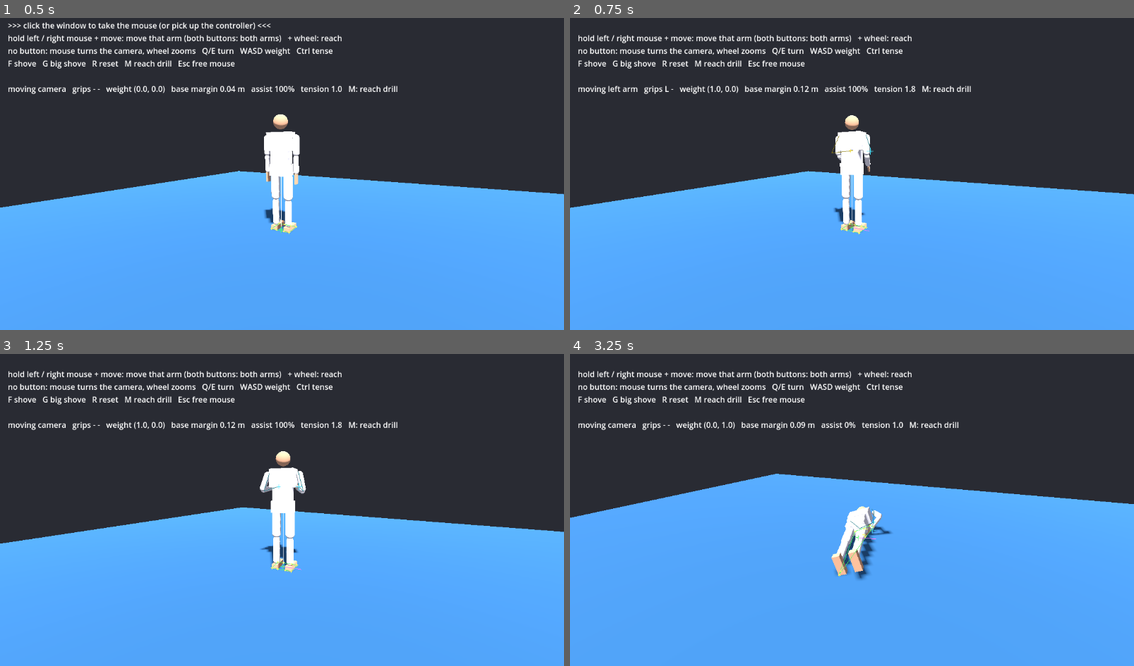
Above: before the commit, frames 1-4 (two rows, left to right).
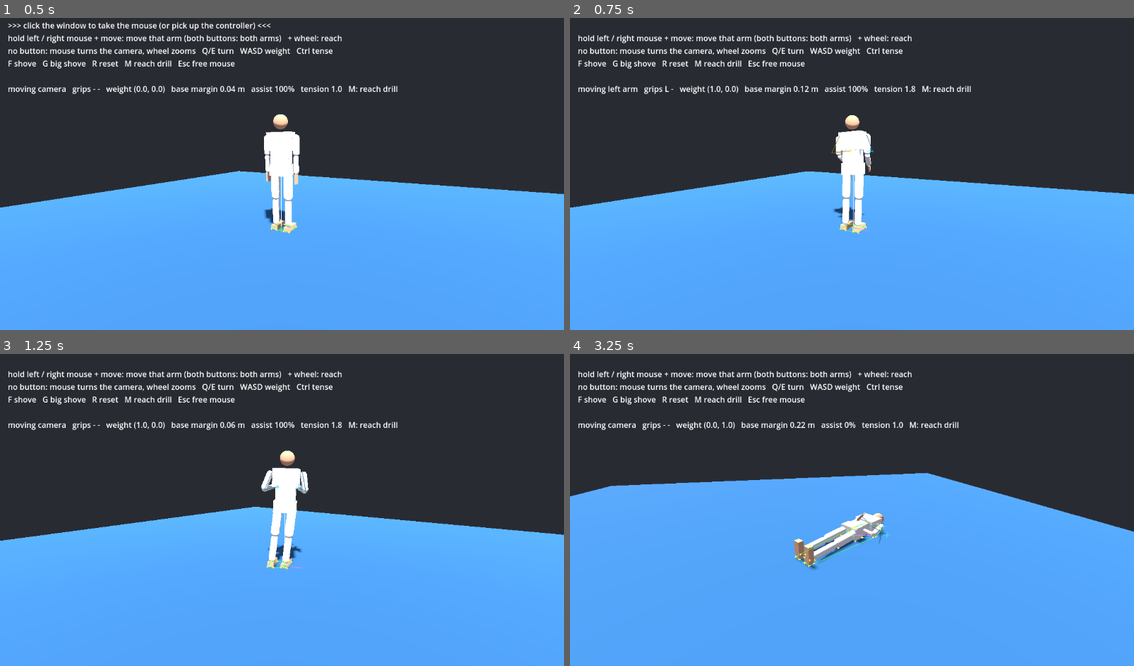
Above: after the commit, the same moments.

Repository: daxtinenichols/grapple
Game: Godot game, scene res://scenes/main.tscn
Two runs of this game, one before a commit and one after it. Both use one fixed random seed, a clock stepped at 60 frames per second and the inputs below.
Inputs (mouse positions are in pixels of both pictures, inside the frame that each line leads up to):
- Up to frame 1 (0.5 s): no input
- Up to frame 2 (0.75 s): tap Enter at 0.5 s; move the mouse to (976, 155) at 0.52 s; hold D (move_right) from 0.53 s (still down); hold Ctrl (tense) from 0.53 s (still down); tap F (shove) at 0.6 s; click (976, 155) at 0.67 s
- Up to frame 3 (1.25 s): keep holding D (move_right); keep holding Ctrl (tense)
- Up to frame 4 (3.25 s): move the mouse to (823, 510) at 1.27 s; release D (move_right) at 1.28 s; release Ctrl (tense) at 1.28 s; hold W (move_forward) from 1.28 s (still down); tap Ctrl (tense) at 1.35 s; click (823, 510) at 1.42 s; tap F (shove) at 1.55, 3.05 s; move the mouse to (863, 503) at 2.02 s; hold Ctrl (tense) 2.03-2.78 s; tap G (big_shove) at 2.1 s; click (863, 503) at 2.17 s; move the mouse to (846, 513) at 2.77 s; tap Shift (focus_hips) at 2.85 s; click (846, 513) at 2.92 s

Frame 1 is identical in both runs. In frame 2, 0.4% of the frame differs, in the area x 0-86%, y 31-70%; in frame 3, 1.4%; in frame 4, 5.3%, in the area x 0-100%, y 21-73%.

Commit message:
Controller body and legs modes; grips work in every mode
- Hold X: left stick shifts weight over the feet, right stick leans and
  turns the torso (the upright assist now holds the chest at that lean).
- Hold Y: sticks push the feet with muscle force, LB/RB clamp the legs.
- Triggers grip in every mode so a grip holds through a throw.
- FighterIntent gains torso_lean, foot_effort, leg_tone, leg_clamp.

Co-Authored-By: Claude Opus 5.5 <noreply@anthropic.com>
Claude-Session: https://claude.ai/code/session_01Jy71byyDzGvVZNbEXwnjqB

Diff:
--- a/scripts/fighter.gd
+++ b/scripts/fighter.gd
@@ -14,6 +14,14 @@
 @export var max_tension := 1.8
 ## How far (degrees) Q/E twists the abdomen and the chest each.
 @export var turn_deg := 25.0
+## How far (degrees) a full torso lean bends the abdomen (the chest bends 70% of it).
+@export var lean_deg := 15.0
+## How far (degrees) a full weight shift tilts the legs at the hips and ankles.
+@export var weight_shift_deg := 4.0
+## Knee bend (degrees) of a leg clamp. Kept under 90: see _build.
+@export var clamp_knee_deg := 85.0
+## Force (N) of a full foot_effort push.
+@export var foot_muscle_force := 260.0
 ## Force (N) of a full hand_effort push.
 @export var hand_muscle_force := 170.0
 ## How fast (1/s) the arm IK's copy of the chest follows the real chest.
@@ -84,7 +92,8 @@
 var _arms: Array[Dictionary] = []
 ## The hidden target skeleton for each arm, for the overlay: shoulder, elbow, hand target.
 var arm_ik: Array[Dictionary] = [{}, {}]
-var _last_turn := 0.0
+var _last_torso := Vector2.ZERO
+var _last_legs := [Vector2.ZERO, false, false]
 var _ik_chest := Quaternion.IDENTITY
 var _ik_chest_fresh := true
 
@@ -265,6 +274,7 @@
 		"target": Quaternion.IDENTITY, "strength": d.strength,
 		# Which arm this joint belongs to (0 left, 1 right), -1 if none.
 		"arm": (0 if d.side < 0 else 1) if d.name.substr(2) in ["upper_arm", "forearm", "hand"] else -1,
+		"leg": (0 if d.side < 0 else 1) if d.name.substr(2) in ["thigh", "shin", "foot"] else -1,
 	}
 	joints.append(entry)
 	_joint_by_name[d.name] = entry
@@ -312,11 +322,16 @@
 	tension = lerpf(1.0, max_tension, clampf(intent.tension, 0.0, 1.0))
 	# Torso and idle arms are only touched when the intent changes, so poses set
 	# with set_target (tests, later stance code) survive while the intent is idle.
-	var turn := clampf(intent.turn, -1.0, 1.0)
-	if turn != _last_turn:
-		_last_turn = turn
-		set_target("abdomen", Vector3(0, -turn * turn_deg, 0))
-		set_target("chest", Vector3(0, -turn * turn_deg, 0))
+	var torso := Vector2(clampf(intent.turn, -1.0, 1.0), clampf(intent.torso_lean, -1.0, 1.0))
+	if torso != _last_torso:
+		_last_torso = torso
+		# Forward lean is negative flex for the spine (positive tips it back).
+		set_target("abdomen", Vector3(-torso.y * lean_deg, -torso.x * turn_deg, 0))
+		set_target("chest", Vector3(-torso.y * lean_deg * 0.7, -torso.x * turn_deg, 0))
+	var legs := [intent.weight_shift.limit_length(1.0), intent.leg_clamp[0], intent.leg_clamp[1]]
+	if legs != _last_legs:
+		_last_legs = legs
+		_set_leg_targets(legs[0], [legs[1], legs[2]])
 	# The arm IK hangs off a smoothed copy of the chest. Using the live chest made
 	# a loop: arm torque rocks the chest, which moves the arm targets, which
 	# rocks the chest again, and the arms buzzed.
@@ -335,6 +350,20 @@
 			set_target_quat(prefix + "forearm", Quaternion.IDENTITY)
 			arm_ik[i] = {}
 		_arm_muscle(i)
+		_leg_muscle(i)
+
+
+## Weight shift leans both legs so the hips move over the feet in that
+## direction (feet stay flat), and a clamp bends that knee hard.
+func _set_leg_targets(shift: Vector2, clamp: Array) -> void:
+	# Hips go +x (right) / forward when the legs' bottoms swing the other way.
+	var a := Vector3(shift.y * weight_shift_deg, 0, -shift.x * weight_shift_deg)
+	for i in 2:
+		var prefix := "l_" if i == 0 else "r_"
+		var knee := -clamp_knee_deg if clamp[i] else 0.0
+		set_target(prefix + "thigh", Vector3(-a.x, 0, a.z) + Vector3(-knee * 0.5, 0, 0))
+		set_target(prefix + "shin", Vector3(knee, 0, 0))
+		set_target(prefix + "foot", Vector3(a.x, 0, -a.z) + Vector3(-knee * 0.5, 0, 0))
 
 
 ## The muscle push: a force on the hand toward intent.hand_effort, with the
@@ -348,6 +377,20 @@
 	var chest: RigidBody3D = parts.chest
 	hand.apply_central_force(f)
 	chest.apply_force(-f, chest.global_basis * _arms[i].shoulder)
+
+
+## Same muscle push for a leg: force on the foot, reaction on the hip.
+func _leg_muscle(i: int) -> void:
+	var e: Vector3 = intent.foot_effort[i].limit_length(1.0)
+	if e.length_squared() < 0.0001:
+		return
+	var f := e * foot_muscle_force * tension * stamina
+	var prefix := "l_" if i == 0 else "r_"
+	var foot: RigidBody3D = parts[prefix + "foot"]
+	var pelvis: RigidBody3D = parts.pelvis
+	var thigh: RigidBody3D = parts[prefix + "thigh"]
+	foot.apply_central_force(f)
+	pelvis.apply_force(-f, thigh.global_position + thigh.global_basis.y * 0.23 - pelvis.global_position)
 
 
 ## Two-bone IK on the hidden target skeleton: works out where the upper arm and
@@ -412,6 +455,8 @@
 		var force: float = j.strength * strength_scale
 		if j.arm >= 0:
 			force *= clampf(intent.arm_tone[j.arm], 0.0, 1.0)
+		elif j.leg >= 0:
+			force *= clampf(intent.leg_tone[j.leg], 0.0, 1.0)
 		var jn: Generic6DOFJoint3D = j.joint
 		for axis in 3:
 			_set_axis_param(jn, axis, Generic6DOFJoint3D.PARAM_ANGULAR_MOTOR_TARGET_VELOCITY, -v[axis])
@@ -483,10 +528,15 @@
 	assist = move_toward(assist, target, 4.0 / Engine.physics_ticks_per_second)
 	if assist <= 0.0:
 		return
+	# The chest is held at the torso lean the intent asks for, not bolt upright.
+	var hb := heading_basis()
+	var lean := deg_to_rad(clampf(intent.torso_lean, -1.0, 1.0) * lean_deg * 1.7)
+	var chest_up := Vector3.UP.rotated(hb.x, -lean)
 	for n in ["pelvis", "chest"]:
 		var b: RigidBody3D = parts[n]
 		var up := b.global_basis.y.normalized()
-		var axis := up.cross(Vector3.UP)
+		var want := chest_up if n == "chest" else Vector3.UP
+		var axis := up.cross(want)
 		var tilt := asin(clampf(axis.length(), 0.0, 1.0))
 		var torque := Vector3.ZERO
 		if tilt > 0.0001:
--- a/scripts/fighter_intent.gd
+++ b/scripts/fighter_intent.gd
@@ -31,8 +31,18 @@
 var weight_shift := Vector2.ZERO
 ## Shoulder turn, -1 (left) .. 1 (right).
 var turn := 0.0
+## Torso lean, -1 (back) .. 1 (forward).
+var torso_lean := 0.0
 ## Body tension, 0 relaxed .. 1 fully tense.
 var tension := 0.0
+
+## Muscle push on each foot, world space, length 0..1 (1 = foot_muscle_force).
+## The push pulls back on the hip.
+var foot_effort: Array[Vector3] = [Vector3.ZERO, Vector3.ZERO]
+## How firmly each leg holds its pose, 0 (limp) .. 1 (full strength).
+var leg_tone: Array[float] = [1.0, 1.0]
+## Clamp: bend that knee hard (hooks, closed guard, squeeze).
+var leg_clamp: Array[bool] = [false, false]
 
 ## Reserved for ground mode (milestone 5). Not read yet.
 var hip_target := Vector3.ZERO
@@ -50,6 +60,10 @@
 	grip = [false, false]
 	weight_shift = Vector2.ZERO
 	turn = 0.0
+	torso_lean = 0.0
+	foot_effort = [Vector3.ZERO, Vector3.ZERO]
+	leg_tone = [1.0, 1.0]
+	leg_clamp = [false, false]
 	tension = 0.0
 	hip_active = false
 	foot_active = [false, false]
--- a/scripts/pad_input.gd
+++ b/scripts/pad_input.gd
@@ -7,9 +7,13 @@
 ##   Left / right stick: push the left / right hand (sideways and up / down)
 ##   Hold LB / RB: that stick pushes forward / pulls back instead of up / down
 ##   LT / RT: close the left / right hand    A (hold): tense
-##   X / B: turn the shoulders left / right
+##   Hold X (body): left stick shifts weight over the feet, right stick leans
+##     (up / down) and turns (left / right) the torso
+##   Hold Y (legs): sticks push the left / right foot, LB / RB clamp (bend) that leg
+## The triggers grip in every mode, so a grip holds through a throw.
 ##   D-pad left / right: swing the camera round, up / down: zoom
 ##   Back: reset    (WASD and the other keyboard keys still work)
+## Arms hold where they are (loosely) while X or Y is held.
 
 const DEADZONE := 0.18
 const JOY_BINDINGS := {"tense": JOY_BUTTON_A, "reset": JOY_BUTTON_BACK}
@@ -23,6 +27,12 @@
 ## actually is while you push it. 0 = always springs back to the guard.
 @export var settle_rate := 6.0
 @export var camera_step := PI / 4.0
+## Leg firmness while its stick pushes it (1 when the stick is centred).
+@export var leg_tone := 0.5
+## How much moving a leg shifts your weight onto the other leg (0..1).
+@export var stance_shift := 1.0
+## How much a leg push also lifts the foot, so it comes off the mat.
+@export var foot_lift := 0.35
 
 ## Per-hand resting spot, offset from the chest in the heading frame.
 var hand_offset: Array[Vector3] = PlayerInput.GUARD.duplicate()
@@ -70,15 +80,66 @@
 		Input.get_joy_axis(device, JOY_AXIS_TRIGGER_RIGHT)]
 
 	var it := fighter.intent
-	it.focus = FighterIntent.Focus.HANDS
 	it.tension = 1.0 if Input.is_action_pressed("tense") else 0.0
-	var turn := Input.get_axis("turn_left", "turn_right")
-	turn += float(Input.is_joy_button_pressed(device, JOY_BUTTON_B)) - float(Input.is_joy_button_pressed(device, JOY_BUTTON_X))
-	it.turn = clampf(turn, -1.0, 1.0)
-	it.weight_shift = Input.get_vector("move_left", "move_right", "move_back", "move_forward")
+	var keys_turn := Input.get_axis("turn_left", "turn_right")
+	var keys_shift := Input.get_vector("move_left", "move_right", "move_back", "move_forward")
+	var body := Input.is_joy_button_pressed(device, JOY_BUTTON_X)
+	var legs := Input.is_joy_button_pressed(device, JOY_BUTTON_Y) and not body
+	var none: Array[Vector2] = [Vector2.ZERO, Vector2.ZERO]
+	var no: Array[bool] = [false, false]
+
+	if body:
+		it.focus = FighterIntent.Focus.HIPS
+		var hb := fighter.heading_basis()
+		var w := _camera_flat(sticks[0])
+		var local := hb.inverse() * w
+		it.weight_shift = (Vector2(local.x, -local.z) + keys_shift).limit_length(1.0)
+		it.turn = clampf(sticks[1].x + keys_turn, -1.0, 1.0)
+		it.torso_lean = sticks[1].y
+	else:
+		it.weight_shift = keys_shift
+		it.turn = keys_turn
+		it.torso_lean = 0.0
+
 	for i in 2:
 		it.grip[i] = triggers[i] > 0.5
-	apply_sticks(sticks, push_pull, delta)
+	if legs:
+		it.focus = FighterIntent.Focus.LEGS
+		apply_leg_sticks(sticks, push_pull)
+		# Moving a leg leans you onto the other one, so the foot can come up.
+		it.weight_shift.x = clampf(it.weight_shift.x + (sticks[0].length() - sticks[1].length()) * stance_shift, -1.0, 1.0)
+	else:
+		apply_leg_sticks(none, no)
+
+	if body or legs:
+		apply_sticks(none, no, delta)
+	else:
+		it.focus = FighterIntent.Focus.HANDS
+		apply_sticks(sticks, push_pull, delta)
+
+
+## World direction for a stick: x along the camera's sideways, y along the
+## camera's forward, both flat on the mat.
+func _camera_flat(s: Vector2) -> Vector3:
+	var right := Vector3.RIGHT
+	var fwd := Vector3.FORWARD
+	if camera:
+		right = camera.global_basis.x
+		right.y = 0.0
+		right = right.normalized()
+		fwd = Vector3.UP.cross(right)
+	return right * s.x + fwd * s.y
+
+
+## Leg sticks push the feet (flat, relative to the camera, plus a little lift);
+## a pushed leg goes loose so the push can move it. clamp bends the knee.
+func apply_leg_sticks(sticks: Array[Vector2], clamp: Array[bool]) -> void:
+	var it := fighter.intent
+	for i in 2:
+		var s := sticks[i]
+		it.foot_effort[i] = _camera_flat(s) + Vector3.UP * foot_lift * s.length()
+		it.leg_tone[i] = leg_tone if s != Vector2.ZERO else 1.0
+		it.leg_clamp[i] = clamp[i]
 
 
 ## Turns stick values into the arm part of the intent. Sideways is the camera's
--- a/tests/test_controls.gd
+++ b/tests/test_controls.gd
@@ -6,7 +6,8 @@
 ## 3. Q/E turn twists the chest, 4. the hands touch three drill balls in a row
 ## without the fighter falling, 5. mouse buttons pick which arm the mouse moves,
 ## 6. the arms stay calm while holding a guard, 7. controller sticks push the
-## hands (muscle arms) without dragging the body.
+## hands (muscle arms) without dragging the body, 8. grips hold in every
+## controller mode, 9. X mode shifts weight and leans the torso.
 
 var failures := 0
 
@@ -119,8 +120,61 @@
 	var drift: float = (f.parts.pelvis.global_position - pel0).length()
 	_check("pushing an arm doesn't move the body", drift < 0.05 and not f.has_fallen, "pelvis moved %.3f m" % drift)
 
+	# Controller modes, driven through fake joypad events. Grips hold in every mode.
+	main = await _fresh()
+	f = main.fighter
+	main.player.set_physics_process(false)
+	pad = main.pad
+	pad.set_physics_process(true)
+	await _wait(1.0)
+	_axis(JOY_AXIS_TRIGGER_RIGHT, 1.0)
+	await _wait(0.1)
+	_check("right trigger grips", f.intent.grip[1], "")
+	_button(JOY_BUTTON_Y, true)
+	await _wait(0.1)
+	_check("grip holds in legs mode", f.intent.grip[1] and f.intent.focus == FighterIntent.Focus.LEGS, "")
+	_button(JOY_BUTTON_Y, false)
+	_button(JOY_BUTTON_X, true)
+	await _wait(0.1)
+	_check("grip holds in body mode", f.intent.grip[1] and f.intent.focus == FighterIntent.Focus.HIPS, "")
+	_axis(JOY_AXIS_TRIGGER_RIGHT, 0.0)
+
+	# Body mode: left stick shifts the weight that way, right stick leans the torso.
+	var c0: Vector3 = f.heading_basis().inverse() * f.com
+	main.cam.yaw_offset = 0.0
+	main.cam.snap()
+	_axis(JOY_AXIS_LEFT_X, 1.0)
+	await _wait(1.5)
+	var c1: Vector3 = f.heading_basis().inverse() * f.com
+	_check("X + left stick right shifts weight right", c1.x - c0.x > 0.025 and not f.has_fallen,
+		"center of mass moved %.3f m" % (c1.x - c0.x))
+	_axis(JOY_AXIS_LEFT_X, 0.0)
+	_axis(JOY_AXIS_RIGHT_Y, -1.0)
+	await _wait(1.5)
+	var head: Vector3 = f.heading_basis().inverse() * (f.parts.head.global_position - f.parts.pelvis.global_position)
+	_check("X + right stick up leans forward without falling", head.z < -0.15 and not f.has_fallen,
+		"head %.2f m ahead of the hips" % -head.z)
+	_axis(JOY_AXIS_RIGHT_Y, 0.0)
+	_button(JOY_BUTTON_X, false)
+
 	print("FAILURES: ", failures)
 	quit(failures)
+
+
+func _axis(axis: JoyAxis, v: float) -> void:
+	var ev := InputEventJoypadMotion.new()
+	ev.device = 0
+	ev.axis = axis
+	ev.axis_value = v
+	Input.parse_input_event(ev)
+
+
+func _button(b: JoyButton, down: bool) -> void:
+	var ev := InputEventJoypadButton.new()
+	ev.device = 0
+	ev.button_index = b
+	ev.pressed = down
+	Input.parse_input_event(ev)
 
 
 func _hand_local(f: Fighter, hand: String) -> Vector3:
